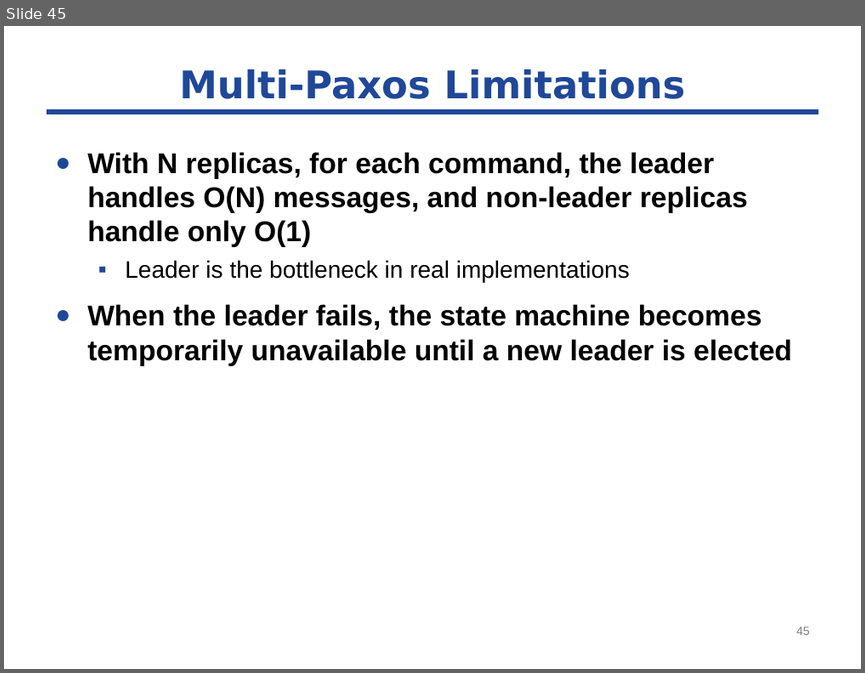
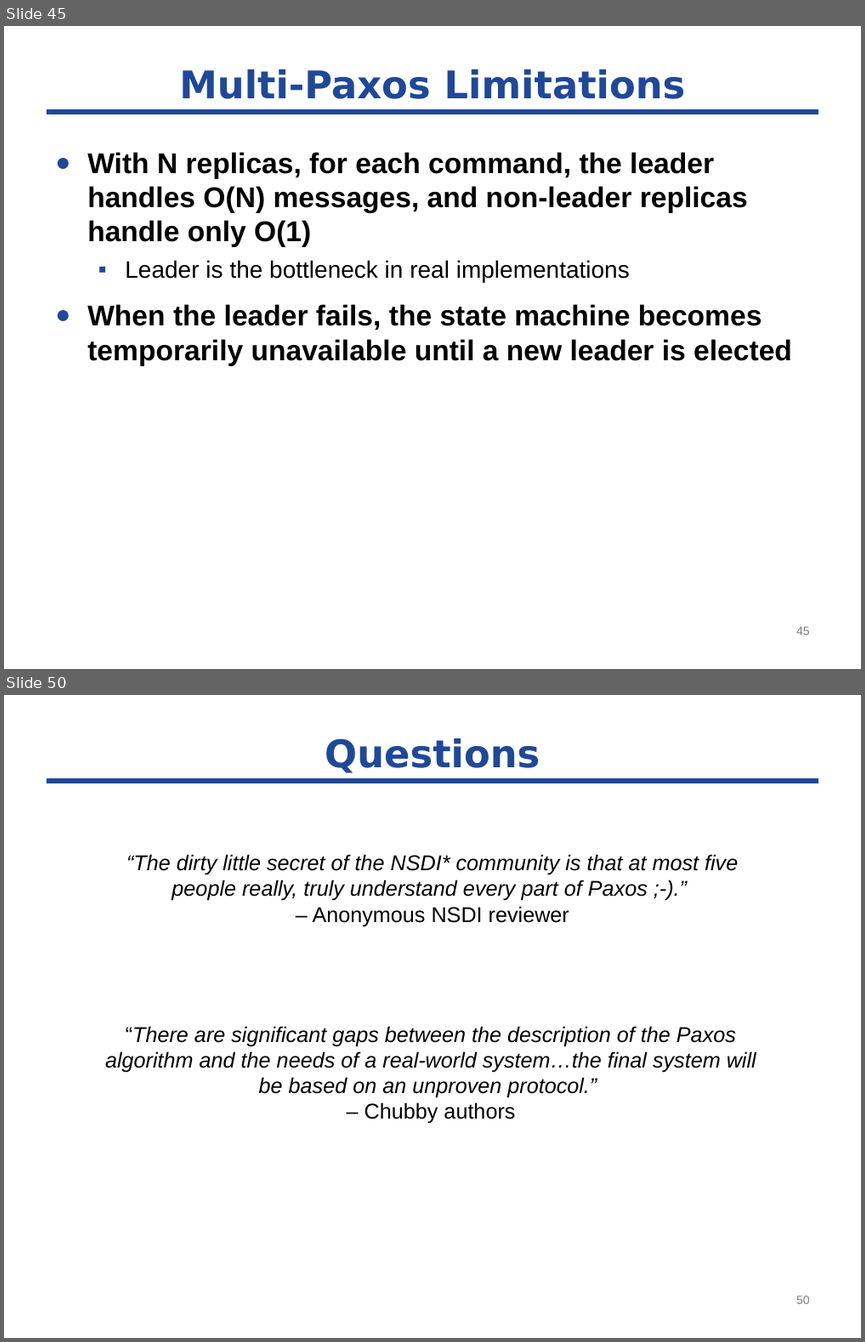
Before and after one commit to byshen/cse291_dependable_system, a slide deck: paxos/paxos-291.pptx. Shown one above the other, each under a label of ours: slide 45 before the commit, slides 45 and 50 after it; the slides between them are not shown. The pictures are 865x673 and 865x1342 pixels, drawn with LibreOffice and Linux fonts; fonts in the diff are those of the drawing. Boxes give left, top, right and bottom in pixels: in the first picture for what was removed or moved away, otherwise in the second. Text is boxed around its words. In the diff, an @@ line names an element or a change of style, - is before the commit and + after.

Commit message:
paxos

```diff
--- a/paxos/paxos-291.pptx
+++ b/paxos/paxos-291.pptx
@@ slide 50 added at (4, 695, 861, 1338), background #FFFFFF; not listed: 1 template element that a slide beside it also shows @@
@@ title added at (324, 738, 540, 773), 32 pt, text #1F4899, bold @@
+Questions
@@ text added at (126, 854, 738, 926), 18 pt, text #000000, italic @@
+“The dirty little secret of the NSDI* community is that at most five people really, truly understand every part of Paxos ;-).”
+– Anonymous NSDI reviewer
@@ text added at (105, 1026, 756, 1123), 18 pt, text #000000, italic @@
+“There are significant gaps between the description of the Paxos algorithm and the needs of a real-world system…the final system will be based on an unproven protocol.”
+– Chubby authors
@@ page number added at (796, 1295, 810, 1304), 10 pt, text #7F7F7F @@
+50
```
Also in this commit, not shown: 8 slides changed, 4 other slides added.
